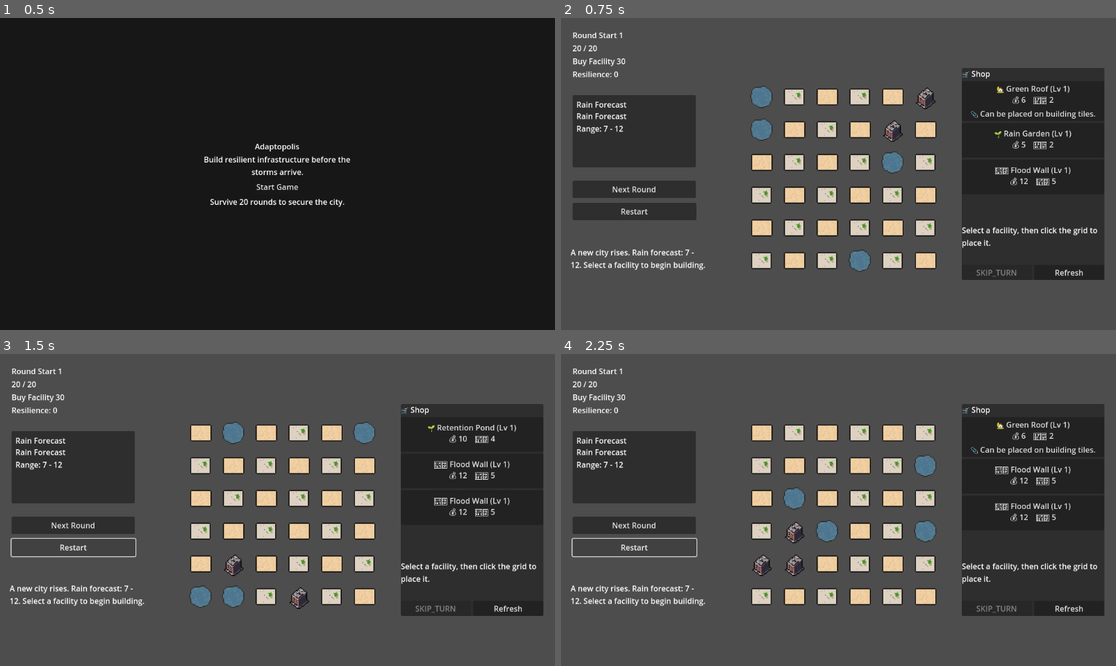
Above: before the commit, frames 1-4 (two rows, left to right).
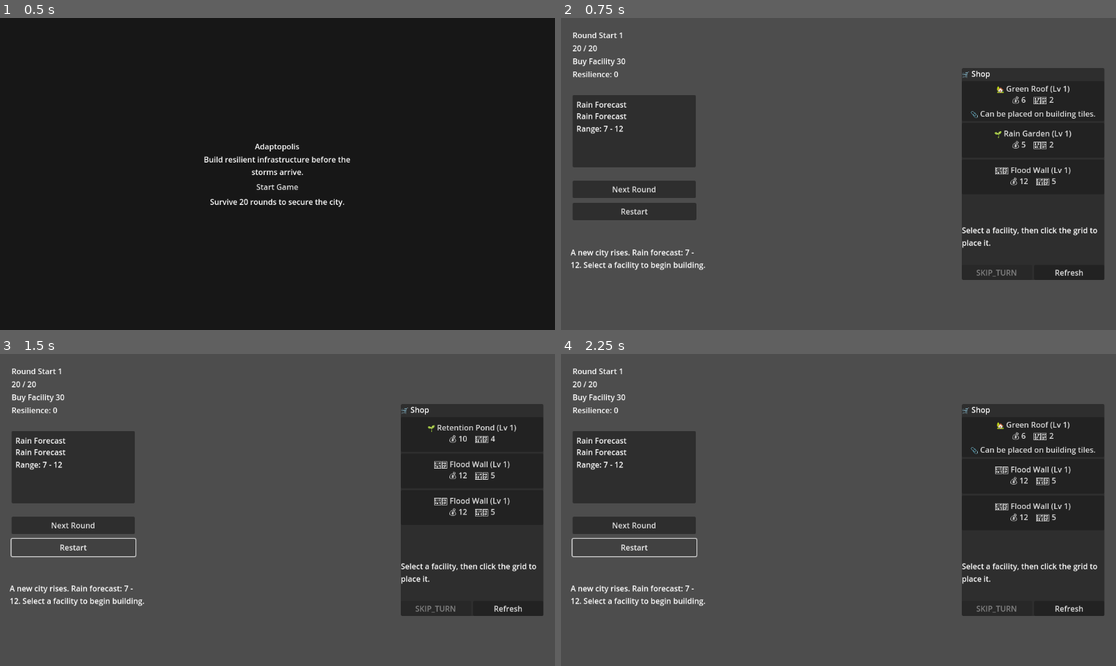
Above: after the commit, the same moments.

Repository: TinghaoHUANG/Adaptopolis-demo
Game: Godot game, scene res://scenes/main.tscn
Same seed, same stepped clock (60 frames per second), same inputs: the game is played once before the commit and once after it.
Inputs:
- Up to frame 1 (0.5 s): no input
- Up to frame 2 (0.75 s): click "Start Game" at 0.5 s
- Up to frame 3 (1.5 s): click "Restart" at 1.25 s
- Up to frame 4 (2.25 s): click "Restart" at 2 s

Frame 1 is identical in both runs. In frame 2, 7.0% of the frame differs, in the area x 34-68%, y 21-82%; in frame 3, 7.1%; in frame 4, 7.0%.
Error after the commit: Parse Error: Cannot infer the type of "highlight_color" variable because the value doesn't have a set type. (res://scripts/grid_display.gd:103)

Commit message:
Use facility icons with level highlights

Diff:
--- a/scripts/grid_display.gd
+++ b/scripts/grid_display.gd
@@ -35,6 +35,22 @@
 var cells: Dictionary = {}
 var preview_cells: Array[Vector2i] = []
 
+const LEVEL2_HIGHLIGHT: Color = Color(0.64, 0.45, 0.93, 1.0)
+const LEVEL3_HIGHLIGHT: Color = Color(0.96, 0.80, 0.30, 1.0)
+const LEVEL_BORDER_WIDTH: int = 3
+
+const FACILITY_ICONS := {
+	"green_roof": preload("res://icons/facilities/greenroof_1.png"),
+	"rain_garden": preload("res://icons/facilities/raingarden_1.png")
+}
+
+const RETENTION_POND_ICONS := {
+	Vector2i(0, 0): preload("res://icons/facilities/retentionpond_1_upperleft.png"),
+	Vector2i(1, 0): preload("res://icons/facilities/retentionpond_1_upperright.png"),
+	Vector2i(0, 1): preload("res://icons/facilities/retentionpond_1_lowerleft.png"),
+	Vector2i(1, 1): preload("res://icons/facilities/retentionpond_1_lowerright.png")
+}
+
 func _ready() -> void:
 	columns = grid_columns
 	size_flags_horizontal = Control.SIZE_SHRINK_CENTER
@@ -82,8 +98,11 @@
 			var cell := grid_manager.get_cell(pos)
 			var base_texture := _get_ground_texture(pos)
 			if facility:
-				var label := _format_facility_label(facility)
-				_set_cell_visual(pos, label, base_texture, empty_color, false)
+				var icon_texture := _get_facility_icon(facility, pos)
+				var label := "" if icon_texture else _format_facility_label(facility)
+				var highlight_color := _get_level_highlight(facility.level)
+				var display_texture := icon_texture if icon_texture else base_texture
+				_set_cell_visual(pos, label, display_texture, empty_color, false, highlight_color)
 				var button: Button = cells.get(pos)
 				if button:
 					button.self_modulate = Color.WHITE
@@ -133,11 +152,16 @@
 			button.connect("mouse_entered", Callable(self, "_on_cell_mouse_entered").bind(pos))
 			button.connect("mouse_exited", Callable(self, "_on_cell_mouse_exited").bind(pos))
 
-func _apply_button_style(button: Button, texture: Texture2D, color: Color) -> void:
+func _apply_button_style(button: Button, texture: Texture2D, color: Color, highlight_color = null) -> void:
 	var normal_box: StyleBoxFlat = StyleBoxFlat.new()
 	normal_box.bg_color = color
-	normal_box.set_border_width_all(1)
-	normal_box.border_color = color.darkened(0.35)
+	var border_width := 1
+	var border_color := color.darkened(0.35)
+	if highlight_color != null:
+		border_width = LEVEL_BORDER_WIDTH
+		border_color = highlight_color
+	normal_box.set_border_width_all(border_width)
+	normal_box.border_color = border_color
 	normal_box.set_corner_radius_all(6)
 	var hover_box: StyleBoxFlat = normal_box.duplicate()
 	hover_box.bg_color = color.lightened(0.12)
@@ -158,7 +182,7 @@
 	var index: int = abs((pos.x + pos.y) % ground_textures.size())
 	return ground_textures[index]
 
-func _set_cell_visual(pos: Vector2i, label: String, texture: Texture2D, fallback_color: Color, disabled: bool) -> void:
+func _set_cell_visual(pos: Vector2i, label: String, texture: Texture2D, fallback_color: Color, disabled: bool, highlight_color = null) -> void:
 	var button: Button = cells.get(pos)
 	if button == null:
 		return
@@ -170,17 +194,51 @@
 	if label.is_empty() and texture == null:
 		button.text = empty_icon
 	var icon_texture := texture if label.is_empty() else null
-	_apply_button_style(button, icon_texture, fallback_color)
+	_apply_button_style(button, icon_texture, fallback_color, highlight_color)
 	button.mouse_default_cursor_shape = Control.CURSOR_FORBIDDEN if disabled else Control.CURSOR_POINTING_HAND
 	if not preview_cells.has(pos):
 		button.self_modulate = Color.WHITE
+
+func _get_level_highlight(level: int):
+	if level <= 1:
+		return null
+	if level == 2:
+		return LEVEL2_HIGHLIGHT
+	return LEVEL3_HIGHLIGHT
+
+func _get_facility_icon(facility: Facility, grid_position: Vector2i) -> Texture2D:
+	if facility == null:
+		return null
+	match facility.id:
+		"green_roof":
+			return FACILITY_ICONS.get("green_roof")
+		"rain_garden":
+			return FACILITY_ICONS.get("rain_garden")
+		"retention_pond":
+			return _get_retention_pond_icon(facility, grid_position)
+		_:
+			return null
+
+func _get_retention_pond_icon(facility: Facility, grid_position: Vector2i) -> Texture2D:
+	if grid_manager == null:
+		return null
+	var origin := grid_manager.get_facility_origin(facility)
+	var offset := grid_position - origin
+	var footprint := facility.get_footprint()
+	if footprint.is_empty():
+		return null
+	var min_x := footprint[0].x
+	var min_y := footprint[0].y
+	for f_offset in footprint:
+		min_x = min(min_x, f_offset.x)
+		min_y = min(min_y, f_offset.y)
+	var normalized := Vector2i(offset.x - min_x, offset.y - min_y)
+	return RETENTION_POND_ICONS.get(normalized, null)
 
 func _format_facility_label(facility: Facility) -> String:
 	var icon: String = "🌱" if facility.type == "green" else "🏗️"
 	if facility.id == "green_roof":
 		icon = "🏡"
-	if facility.level > 1:
-		return "%s Lv%d" % [icon, facility.level]
 	return icon
 
 func _show_preview(origin: Vector2i) -> void:
Binary file added: icons/facilities/greenroof_1.png
Not shown, added: icons/facilities/greenroof_1.png.import
Binary file added: icons/facilities/raingarden_1.png
Not shown, added: icons/facilities/raingarden_1.png.import
Binary file added: icons/facilities/retentionpond_1_lowerleft.png
Not shown, added: icons/facilities/retentionpond_1_lowerleft.png.import
Binary file added: icons/facilities/retentionpond_1_lowerright.png
Not shown, added: icons/facilities/retentionpond_1_lowerright.png.import
Binary file added: icons/facilities/retentionpond_1_upperleft.png
Not shown, added: icons/facilities/retentionpond_1_upperleft.png.import
Binary file added: icons/facilities/retentionpond_1_upperright.png
Not shown, added: icons/facilities/retentionpond_1_upperright.png.import
